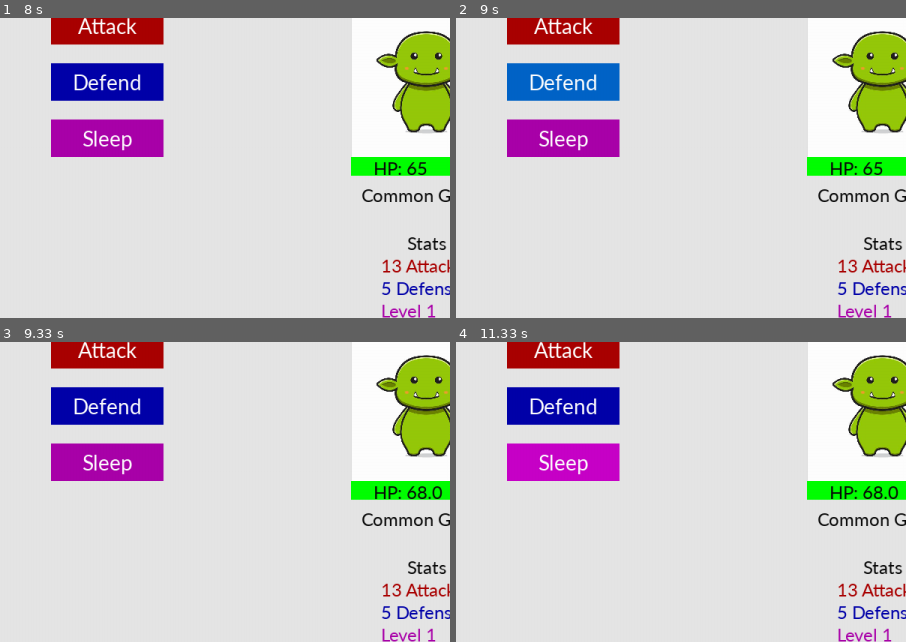
Above: before the commit, frames 1-4 (two rows, left to right).
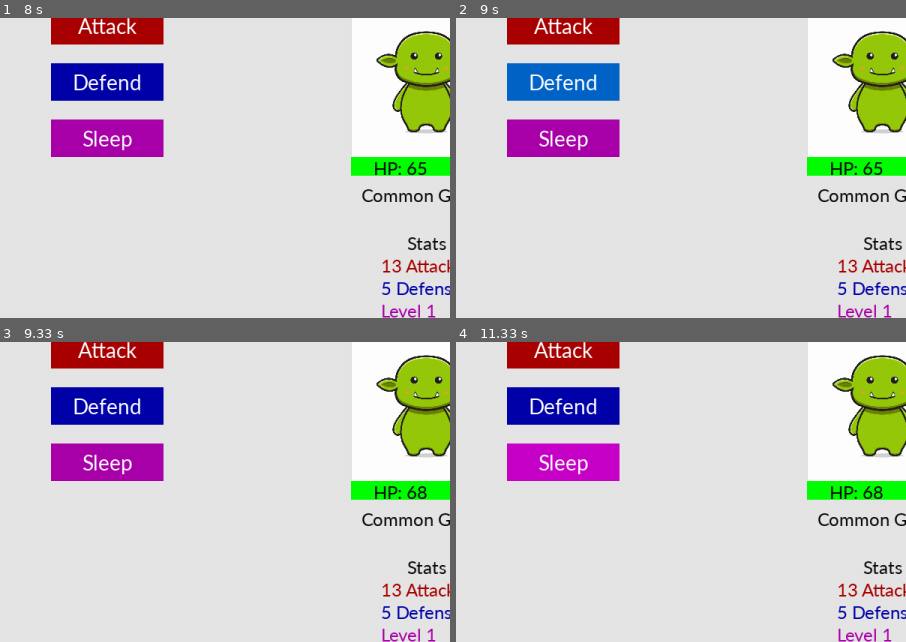
Above: after the commit, the same moments.

Repository: Krybto1/EBBS
Game: pygame game, started from pygame/pygame_ver.py
Same seed, same stepped clock (60 frames per second), same inputs: the game is played once before the commit and once after it.
Inputs (mouse positions are % of the whole screen's width and height, from its top left):
- Up to frame 1 (8 s): type "Ann (at the terminal prompt)" at 0 s; click "Attack" at 1.52 s; move the mouse to (62, 59) at 1.83 s; click (62, 59) at 2.12 s; move the mouse to (47, 33) at 3.33 s; click (47, 33) at 3.75 s; move the mouse to (88, 88) at 4.3 s; click (88, 88) at 4.75 s
- Up to frame 2 (9 s): click "Defend" at 8.08 s; move the mouse to (19, 37) at 8.73 s
- Up to frame 3 (9.33 s): click (19, 37) at 9.25 s
- Up to frame 4 (11.33 s): no input
The pictures show only the part of the screen within x 36-86%, y 14-64%; the shares and areas given below are measured in that part.

Frames 1-2 are identical in both runs. In frame 3, less than 0.1% of the frame differs, in the area x 95-99%, y 48-53%; in frame 4, less than 0.1%.

Commit message:
Pygame Version playable (Elder God, Star Spawn etc still look like your friendly neighborhood goblin)

Diff:
--- a/boss.py
+++ b/boss.py
@@ -15,13 +15,13 @@
         return self.name
 
     def get_hp(self):
-        return self.hp
+        return int(self.hp)
 
     def set_hp(self, hp):
         self.hp = hp
 
     def get_max_hp(self):
-        return 100 + ((40 * self.level) ** 1.1) if self.level > 1 else 75
+        return int(75 + ((20 * self.level) ** 1.02) if self.level > 1 else 75)
 
     def set_name(self, name):
         self.name = name
@@ -71,10 +71,10 @@
         return self.name
 
     def get_hp(self):
-        return self.hp
+        return int(self.hp)
 
     def get_max_hp(self):
-        return 100 + ((40 * self.level) ** 1.1) if self.level > 1 else 100
+        return int(100 + ((40 * self.level) ** 1.1) if self.level > 1 else 100)
 
     def set_hp(self, hp):
         self.hp = hp
--- a/pygame/pygame_ver.py
+++ b/pygame/pygame_ver.py
@@ -141,19 +141,19 @@
         screen.blit(boss_name, boss_pos)
         screen.blit(img_enemy, (900, 100))
         Boss1.draw_hp_bar(screen, 900, 300, 200, 25)
-        screen.blit(font.render(f"HP: {max(Boss1.get_hp(), 0)}", 1, (10, 10, 10)), (930, 300))
+        screen.blit(font.render(f"HP: {max(int(Boss1.get_hp()), 0)}", 1, (10, 10, 10)), (930, 300))
         screen.blit(font.render(f"Stats", 1, (10, 10, 10)), (975, 400))
-        screen.blit(font.render(f"{Boss1.get_attack()} Attack", 1, (170, 0, 0)), (940, 430))
-        screen.blit(font.render(f"{Boss1.get_defense()} Defense", 1, (0, 0, 170)), (940, 460))
+        screen.blit(font.render(f"{int(Boss1.get_attack())} Attack", 1, (170, 0, 0)), (940, 430))
+        screen.blit(font.render(f"{int(Boss1.get_defense())} Defense", 1, (0, 0, 170)), (940, 460))
         screen.blit(font.render(f"Level {Boss1.get_level()}", 1, (170, 0, 170)), (940, 490))
 
         screen.blit(player_name, player_pos)
         Knight1.draw_hp_bar(screen, 100, 300, 200, 25)
-        screen.blit(font.render(f"HP: {max(Knight1.get_hp(), 0)}", 1, (10, 10, 10)), (130, 300))
+        screen.blit(font.render(f"HP: {max(int(Knight1.get_hp()), 0)}", 1, (10, 10, 10)), (130, 300))
         screen.blit(font.render(f"XP: {XP_check2} /// {Player_XP_Thr}", 1, (0, 255, 0)), (100, 75))
         screen.blit(font.render(f"Stats", 1, (10, 10, 10)), (175, 400))
-        screen.blit(font.render(f"{Knight1.get_attack()} Attack", 1, (170, 0, 0)), (140, 430))
-        screen.blit(font.render(f"{Knight1.get_defense()} Defense", 1, (0, 0, 170)), (140, 460))
+        screen.blit(font.render(f"{int(Knight1.get_attack())} Attack", 1, (170, 0, 0)), (140, 430))
+        screen.blit(font.render(f"{int(Knight1.get_defense())} Defense", 1, (0, 0, 170)), (140, 460))
         screen.blit(font.render(f"Level {Knight1.get_level()}", 1, (170, 0, 170)), (140, 490))
         screen.blit(img_player, (100, 100))
 
@@ -163,7 +163,7 @@
 
         pygame.display.flip()
         dt = clock.tick(60)
-        print(Boss1.get_hp())
+
         if Boss1.get_hp() <= 0:
             screen.blit(font.render(f"{Knight1.get_name()} has defeated {Boss1.get_name()} !", 1, (0, 255, 0)), (200, 690))
             screen.blit(font.render(f"Gained {int((Boss1.get_xp() * Scale))} XP!", 1, (0, 255, 0)), (200, 720))
